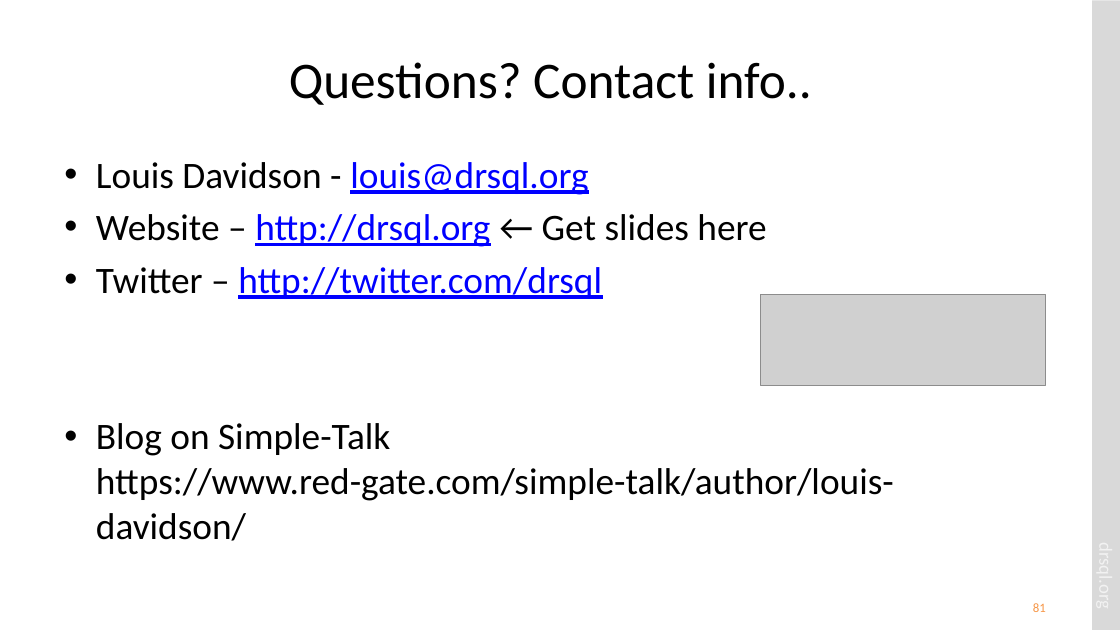
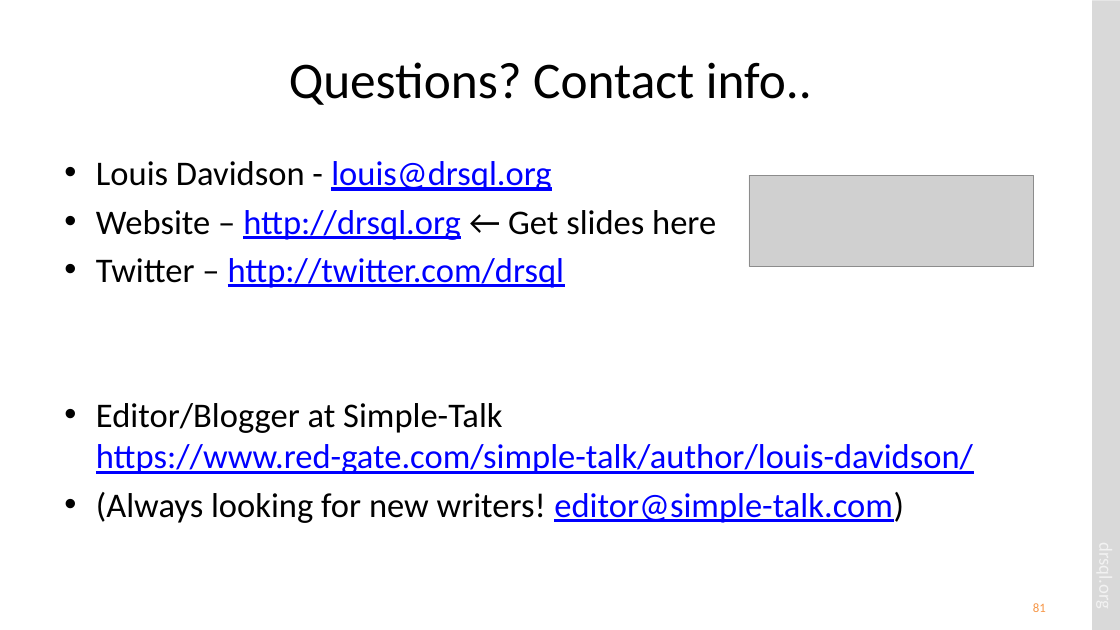
Before and after one commit to drsqlgithub/Presentation-Downloads, a slide deck: slide 81 of Relational Database Design/Relational Database Design.pptx. Drawn at 1120x630 pixels with LibreOffice and Linux fonts; fonts in the diff are those of the drawing; grey boxes stand for pictures. Boxes give left, top, right and bottom in pixels: in the first picture for what was removed or moved away, otherwise in the second. Text is boxed around its words. In the diff, an @@ line names an element or a change of style, - is before the commit and + after.

Commit message:
New version with Redgate info and minor changes

```diff
--- a/Relational Database Design/Relational Database Design.pptx
+++ b/Relational Database Design/Relational Database Design.pptx
@@ text at bbox=[96, 161, 716, 288]: size 32 to 29.6 pt in "Louis Davidson - louis@drsql.org", "Website – http://drsql.org ← Get slides here", "Twitter – http://twitter.com/drsql" @@
@@ picture: place and size @@
-picture at bbox=[761, 294, 1046, 386]
+picture at bbox=[749, 175, 1034, 266]
@@ text at bbox=[96, 403, 973, 523]: text changed; size 32 to 29.6 pt; text colour #000000 to #0000FF @@
-• Blog on Simple-Talk
-  https://www.red-gate.com/simple-talk/author/louis-davidson/
+• Editor/Blogger at Simple-Talk
+  https://www.red-gate.com/simple-talk/author/louis-davidson/
+• (Always looking for new writers! editor@simple-talk.com)
```
Also in this commit, not shown: 10 other slides changed.
